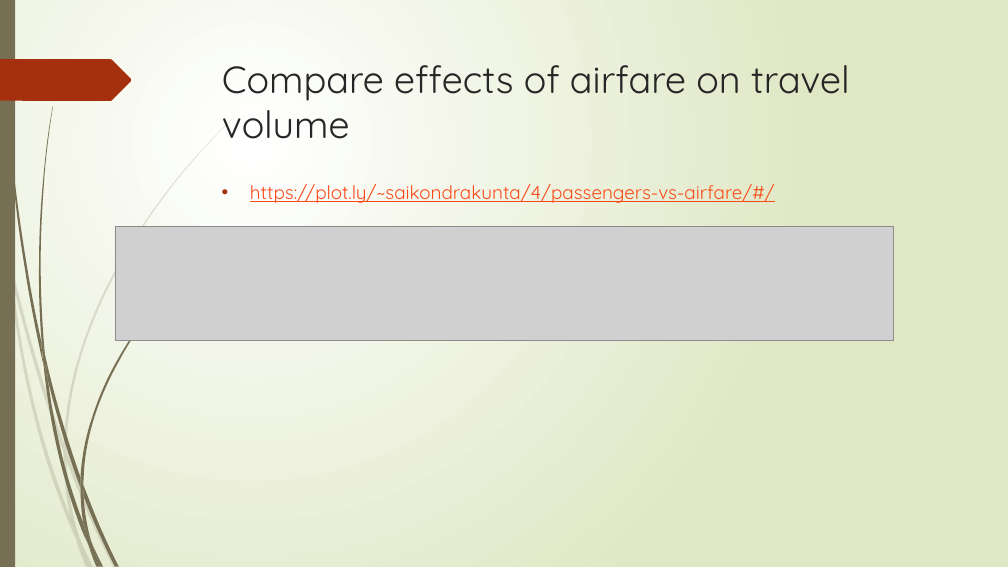
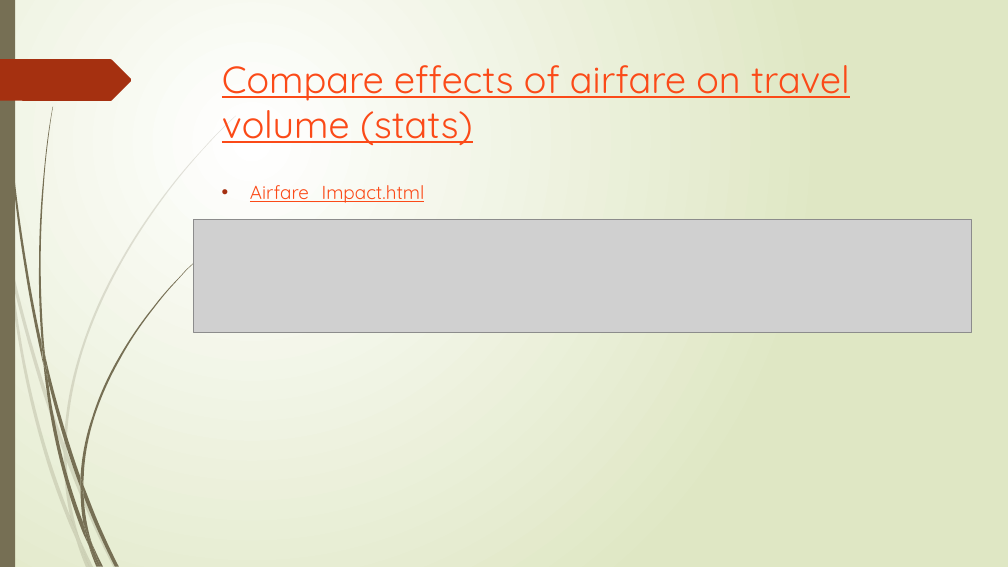
Before and after one commit to darstsharon/FlightCostAnalysis, a slide deck: slide 6 of Flight Cost Analysis.pptx. Drawn at 1008x567 pixels with LibreOffice and Linux fonts; fonts in the diff are those of the drawing; grey boxes stand for pictures. Boxes give left, top, right and bottom in pixels: in the first picture for what was removed or moved away, otherwise in the second. Text is boxed around its words. In the diff, an @@ line names an element or a change of style, - is before the commit and + after.

```diff
--- a/Flight Cost Analysis.pptx
+++ b/Flight Cost Analysis.pptx
@@ title at [222, 65, 850, 145]: text changed; text colour #262626 to #FB4A18 @@
-Compare effects of airfare on travel volume
+Compare effects of airfare on travel volume (stats)
@@ text at [250, 185, 425, 203]: text changed @@
-• https://plot.ly/~saikondrakunta/4/passengers-vs-airfare/#/
+• Airfare_Impact.html
@@ picture: place and size @@
-picture at [115, 227, 893, 340]
+picture at [194, 219, 972, 333]
```
Also in this commit, not shown: 9 other slides changed, 1 slide added, 1 slide removed, 2 other files.
